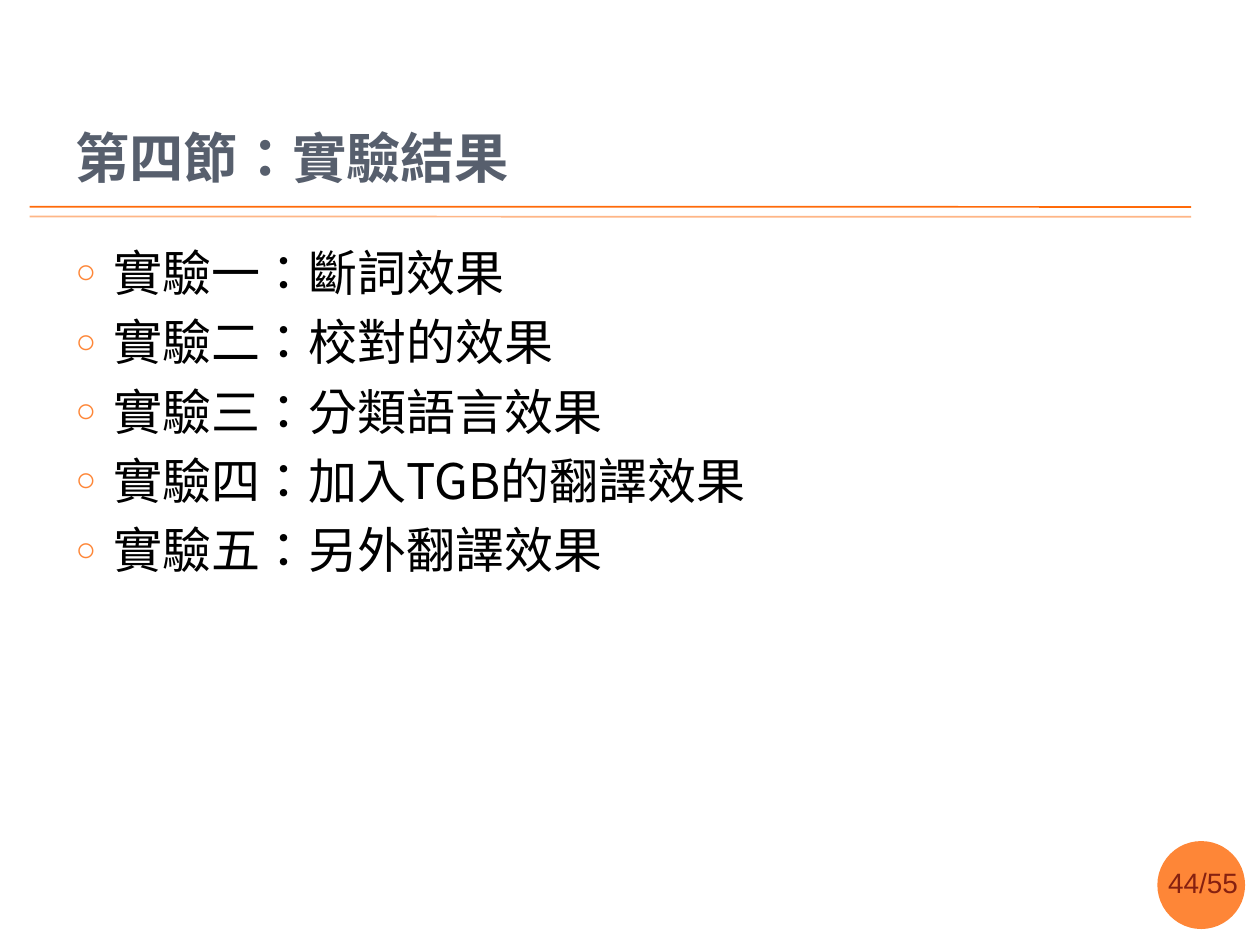
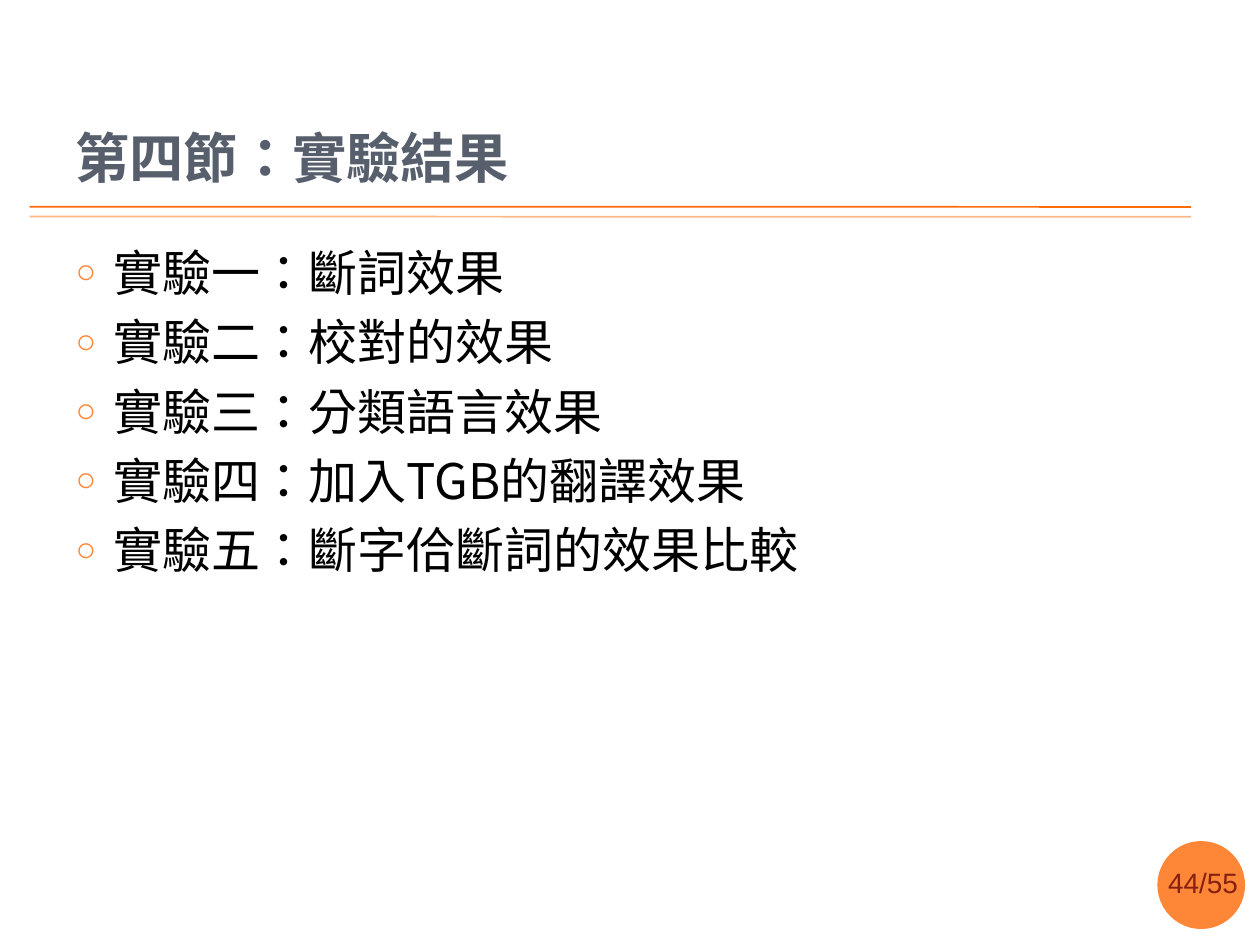
Before and after one commit to sih4sing5hong5/po3-ko3_tau5-iann2-phinn3, a slide deck: slide 44 of 翻譯報告.pptx. Drawn at 1260x945 pixels with LibreOffice and Linux fonts; fonts in the diff are those of the drawing; background and template pictures are left out. Boxes give left, top, right and bottom in pixels: in the first picture for what was removed or moved away, otherwise in the second. Text is boxed around its words. In the diff, an @@ line names an element or a change of style, - is before the commit and + after.

Commit message:
加上全部的實驗資料 丞宏

```diff
--- a/翻譯報告.pptx
+++ b/翻譯報告.pptx
@@ text at (113, 526, 798, 572): text changed @@
-○ 實驗五：另外翻譯效果
+○ 實驗五：斷字佮斷詞的效果比較
```
Also in this commit, not shown: 7 other slides changed, 1 slide added.
